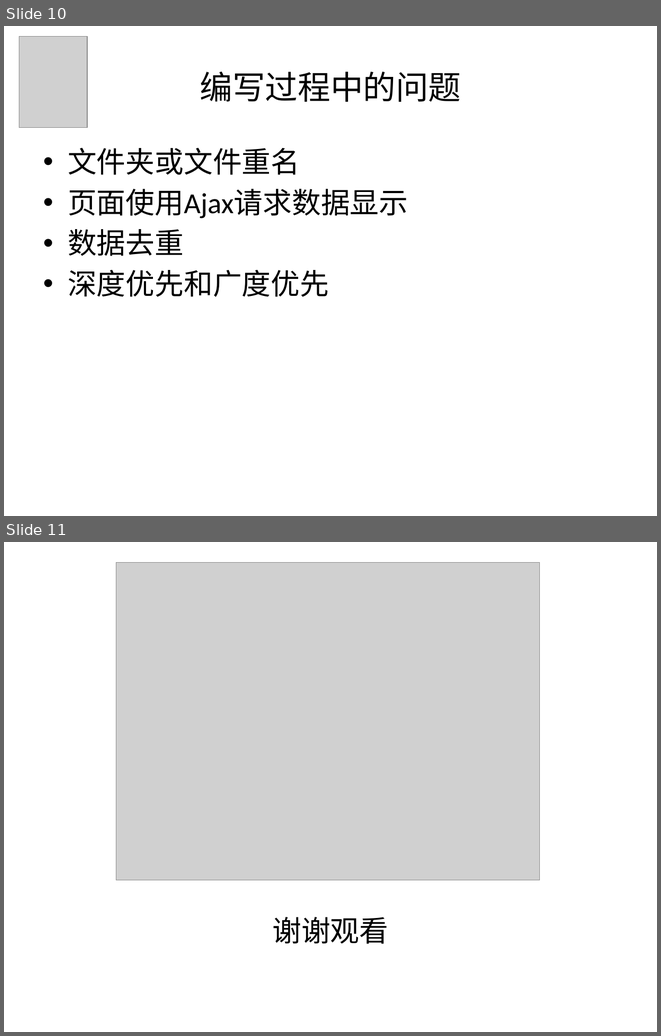
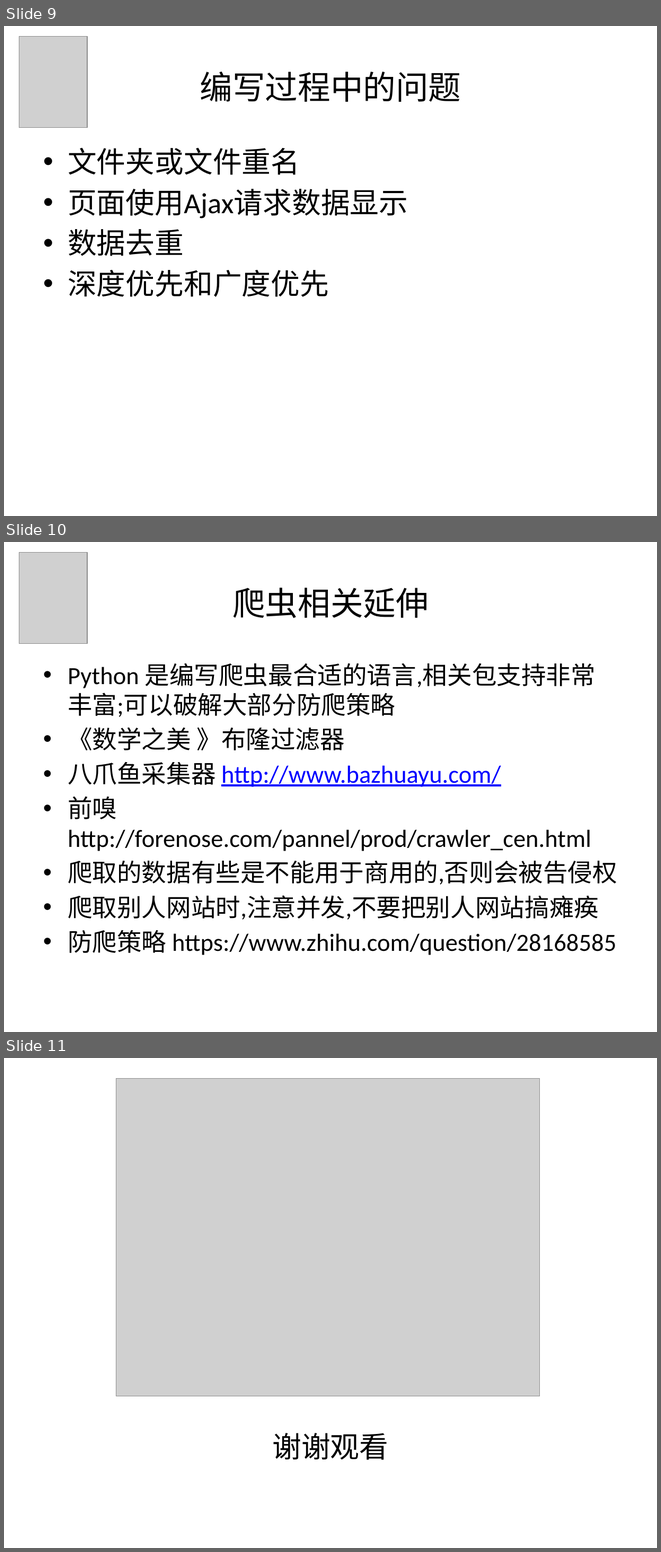
Before and after one commit to PmcFizz/snake, a slide deck: 基于Node的微小爬虫.pptx. Shown one above the other, each under a label of ours: slides 10 and 11 before the commit, slides 9, 10 and 11 after it. The pictures are 661x1036 and 661x1552 pixels, drawn with LibreOffice and Linux fonts; fonts in the diff are those of the drawing; grey boxes stand for pictures. Boxes give left, top, right and bottom in pixels: in the first picture for what was removed or moved away, otherwise in the second. Text is boxed around its words. In the diff, an @@ line names an element or a change of style, - is before the commit and + after.

```diff
--- a/基于Node的微小爬虫.pptx
+++ b/基于Node的微小爬虫.pptx
@@ slide 10 added at (4,542,657,1032), background #FFFFFF @@
@@ picture added at (19,553,87,644) @@
@@ title added at (232,588,429,618), 36 pt, text #000000 @@
+爬虫相关延伸
@@ text added at (68,663,617,955), 27.2 pt, text #000000 @@
+• Python 是编写爬虫最合适的语言,相关包支持非常丰富;可以破解大部分防爬策略
+• 《数学之美 》布隆过滤器
+• 八爪鱼采集器 http://www.bazhuayu.com/
+• 前嗅 http://forenose.com/pannel/prod/crawler_cen.html
+• 爬取的数据有些是不能用于商用的,否则会被告侵权
+• 爬取别人网站时,注意并发,不要把别人网站搞瘫痪
+• 防爬策略 https://www.zhihu.com/question/28168585
@@ what was slide 10 is now slide 9 @@
```
Also in this commit, not shown: 4 slides changed, 1 slide removed.
